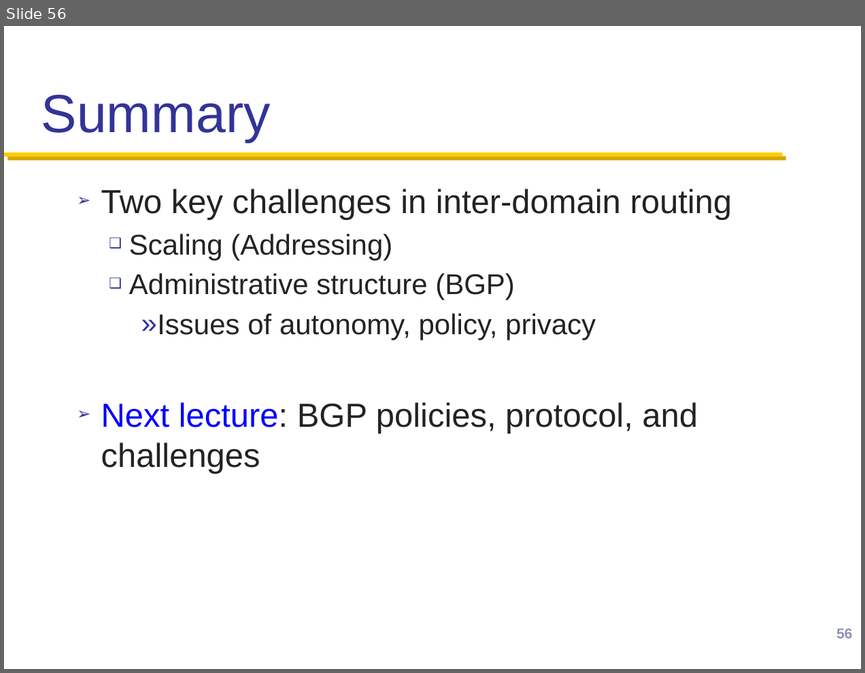
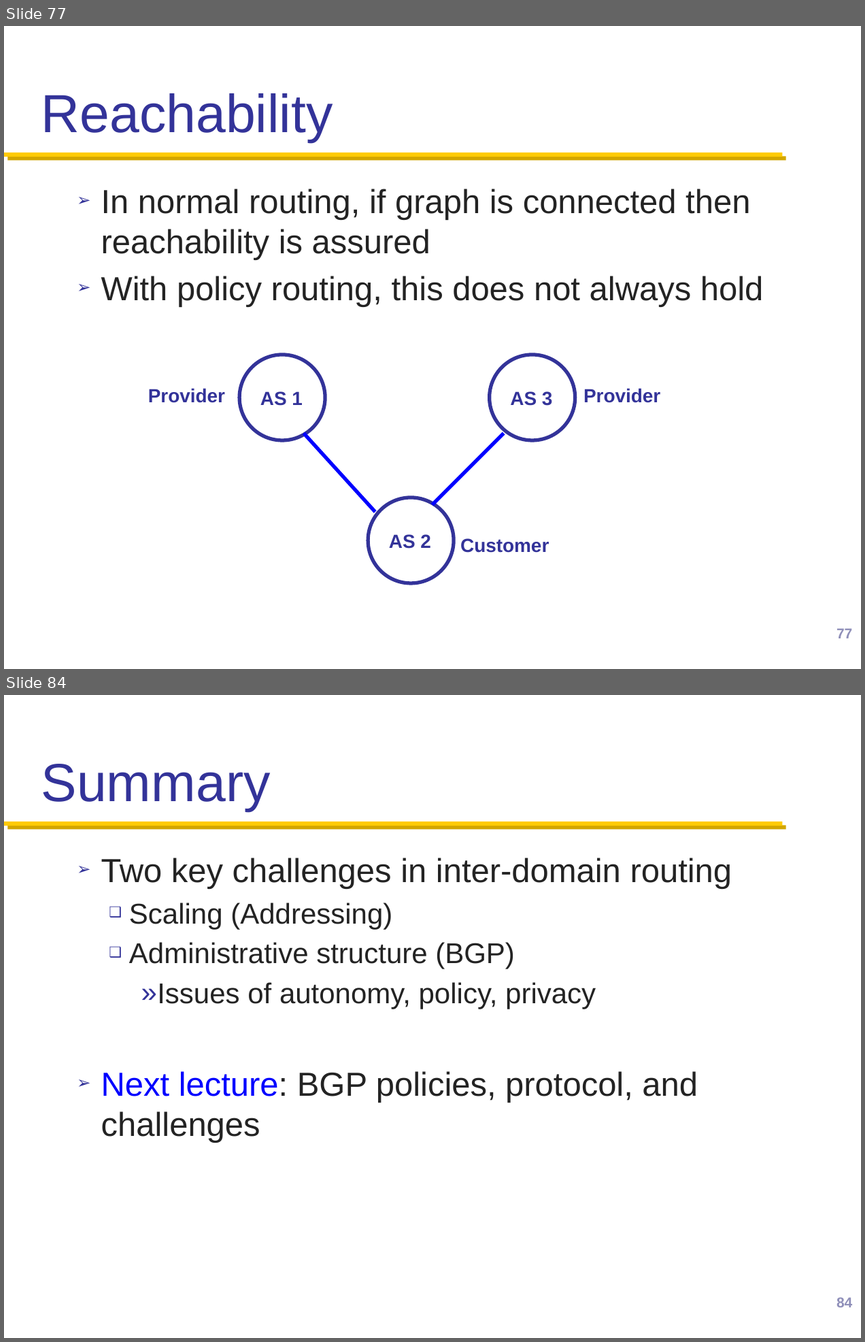
Before and after one commit to henryhxu/CSCI4430-ESTR4120, a slide deck: lec/lec14.pptx. Shown one above the other, each under a label of ours: slide 56 before the commit, slides 77 and 84 after it; the slides between them are not shown. The pictures are 865x673 and 865x1342 pixels, drawn with LibreOffice and Linux fonts; fonts in the diff are those of the drawing; background and template pictures are left out. Boxes give left, top, right and bottom in pixels: in the first picture for what was removed or moved away, otherwise in the second. Text is boxed around its words. In the diff, an @@ line names an element or a change of style, - is before the commit and + after.

```diff
--- a/lec/lec14.pptx
+++ b/lec/lec14.pptx
@@ slide 77 added at (x1=4, y1=26, x2=861, y2=669), background #FFFFFF; not listed: 1 template element that a slide beside it also shows @@
@@ title added at (x1=41, y1=93, x2=333, y2=142), 45 pt, text #333399 @@
+Reachability
@@ text added at (x1=101, y1=189, x2=764, y2=307), 28 pt, text #232323 @@
+➢ In normal routing, if graph is connected then reachability is assured
+➢ With policy routing, this does not always hold
@@ ellipse added at (x1=239, y1=354, x2=325, y2=440), outline #333399 3 pt, 16 pt, text #333399, bold @@
+AS 1
@@ ellipse added at (x1=489, y1=354, x2=575, y2=440), outline #333399 3 pt, 16 pt, text #333399, bold @@
+AS 3
@@ text added at (x1=148, y1=388, x2=225, y2=403), 16 pt, text #333399, bold @@
+Provider
@@ text added at (x1=583, y1=388, x2=660, y2=403), 16 pt, text #333399, bold @@
+Provider
@@ line added from (375, 512) to (304, 433), #0000FF 3 pt @@
@@ line added from (432, 504) to (504, 433), #0000FF 3 pt @@
@@ ellipse added at (x1=368, y1=497, x2=454, y2=583), outline #333399 3 pt, 16 pt, text #333399, bold @@
+AS 2
@@ text added at (x1=460, y1=538, x2=549, y2=552), 16 pt, text #333399, bold @@
+Customer
@@ page number added at (x1=836, y1=628, x2=852, y2=638), 12 pt, text #9090BA @@
+77
@@ what was slide 56 is now slide 84 @@
@@ page number at (x1=836, y1=1297, x2=852, y2=1307): text changed @@
-56
+84
```
Also in this commit, not shown: 2 slides changed, 27 other slides added.
